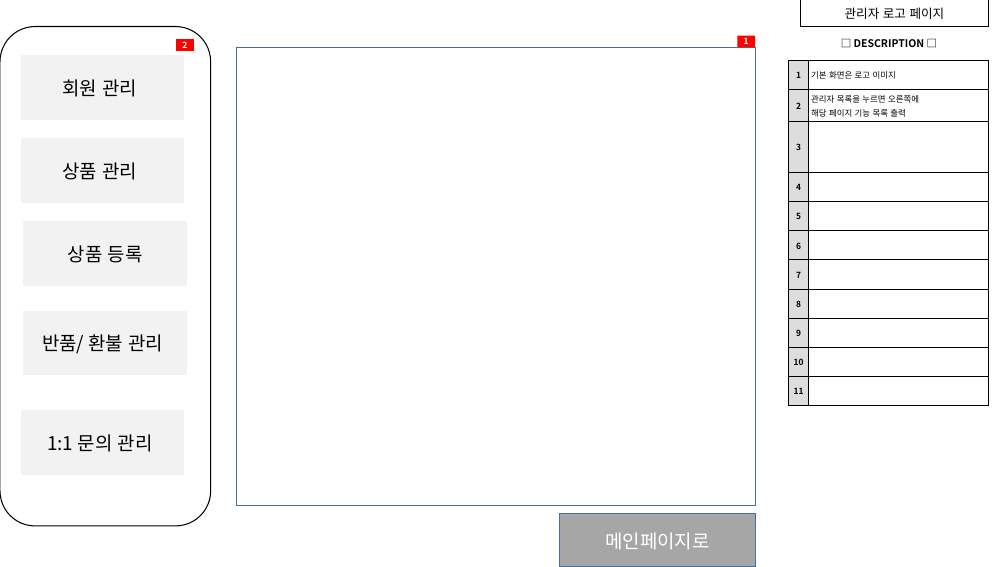
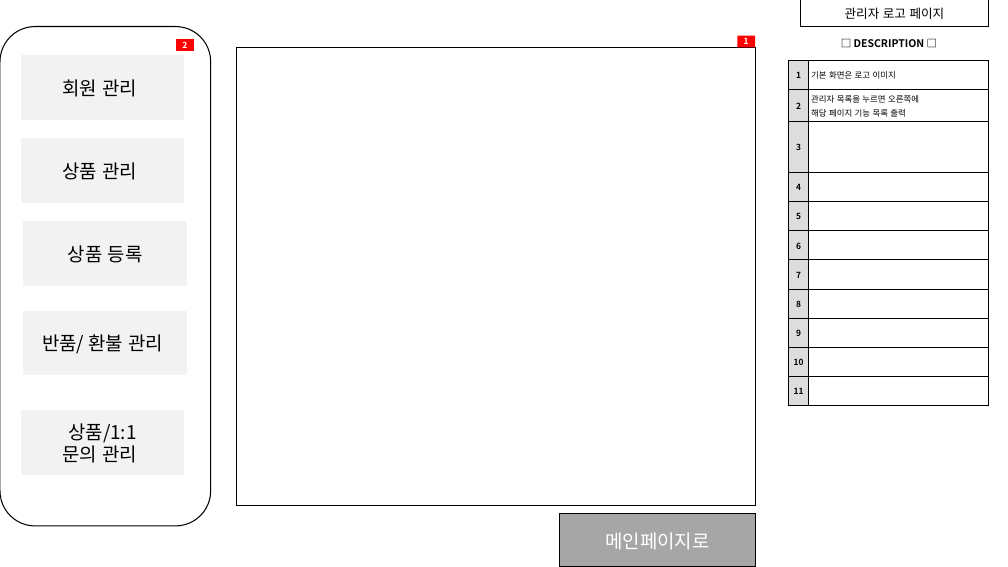
Before and after one commit to kimchipowar/gamdori, a slide deck: slide 2 of 앞쪽/설계도/관리자 페이지.pptx. Drawn at 1008x567 pixels with LibreOffice and Linux fonts; fonts in the diff are those of the drawing. Boxes give left, top, right and bottom in pixels: in the first picture for what was removed or moved away, otherwise in the second. Text is boxed around its words. In the diff, an @@ line names an element or a change of style, - is before the commit and + after.

Commit message:
관리자페이지 최종본
관리자페이지

```diff
--- a/앞쪽/설계도/관리자 페이지.pptx
+++ b/앞쪽/설계도/관리자 페이지.pptx
@@ rectangle at (x1=237, y1=48, x2=755, y2=506): outline #43739E 1 pt to #000000 1 pt @@
@@ text in rectangle at (x1=62, y1=423, x2=138, y2=463): text changed @@
-1:1 문의 관리
+상품/1:1
+문의 관리
@@ rectangle "메인페이지로" at (x1=560, y1=514, x2=755, y2=567): outline #43739E 1 pt to #000000 1 pt @@
```
Also in this commit, not shown: 6 other slides changed, 3 slides added.
